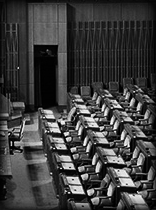
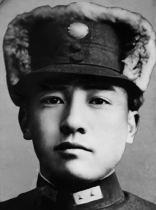
Two versions of the same layered image (156x210). Layer-by-layer changes:
added layer "Layer 13" above "vrf1jq_e8852d1edd3eca0014d787435b182d002697f149" over [0, 2, 156, 210]
hid "Layer 12" over [0, 0, 156, 210]
